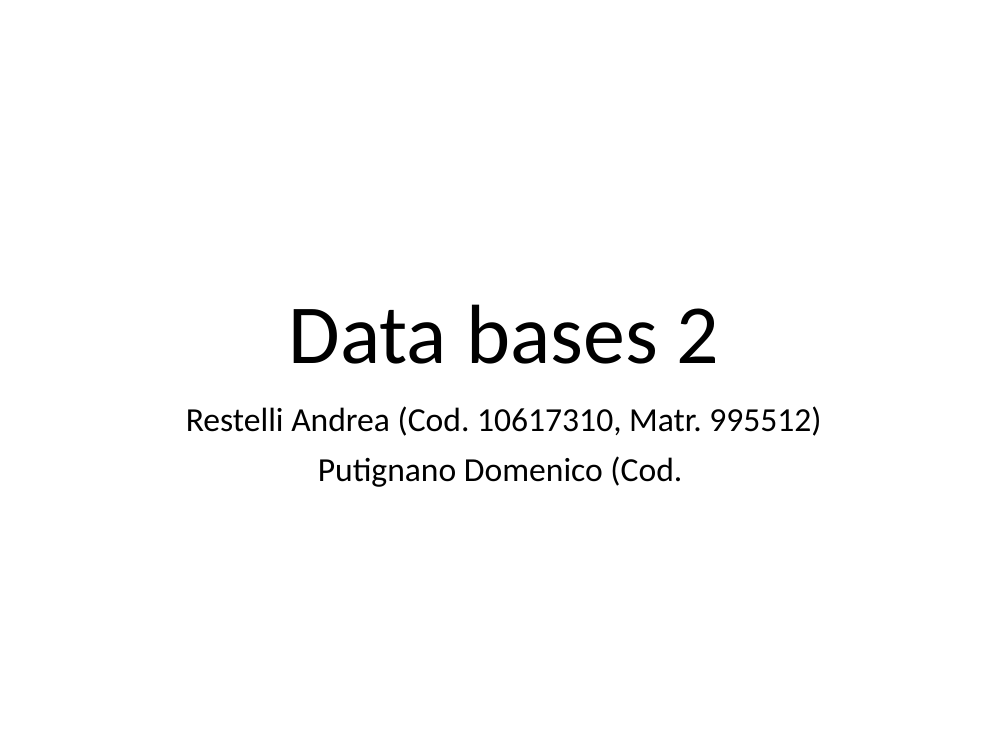
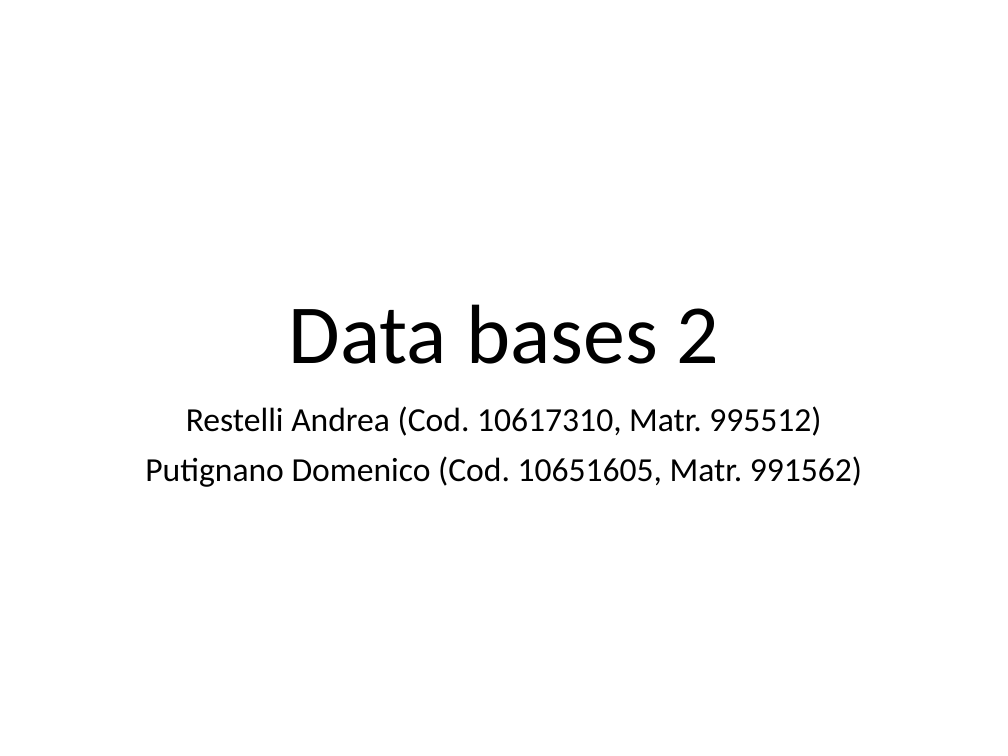
Before and after one commit to andrearestelli/db2-project, a slide deck: slide 1 of docs/documentation.pptx. Drawn at 1008x756 pixels with LibreOffice and Linux fonts; fonts in the diff are those of the drawing. Boxes give left, top, right and bottom in pixels: in the first picture for what was removed or moved away, otherwise in the second. Text is boxed around its words. In the diff, an @@ line names an element or a change of style, - is before the commit and + after.

Commit message:
final doc

```diff
--- a/docs/documentation.pptx
+++ b/docs/documentation.pptx
@@ subtitle at box(145, 456, 862, 487): text changed @@
-Putignano Domenico (Cod.
+Putignano Domenico (Cod. 10651605, Matr. 991562)
```
